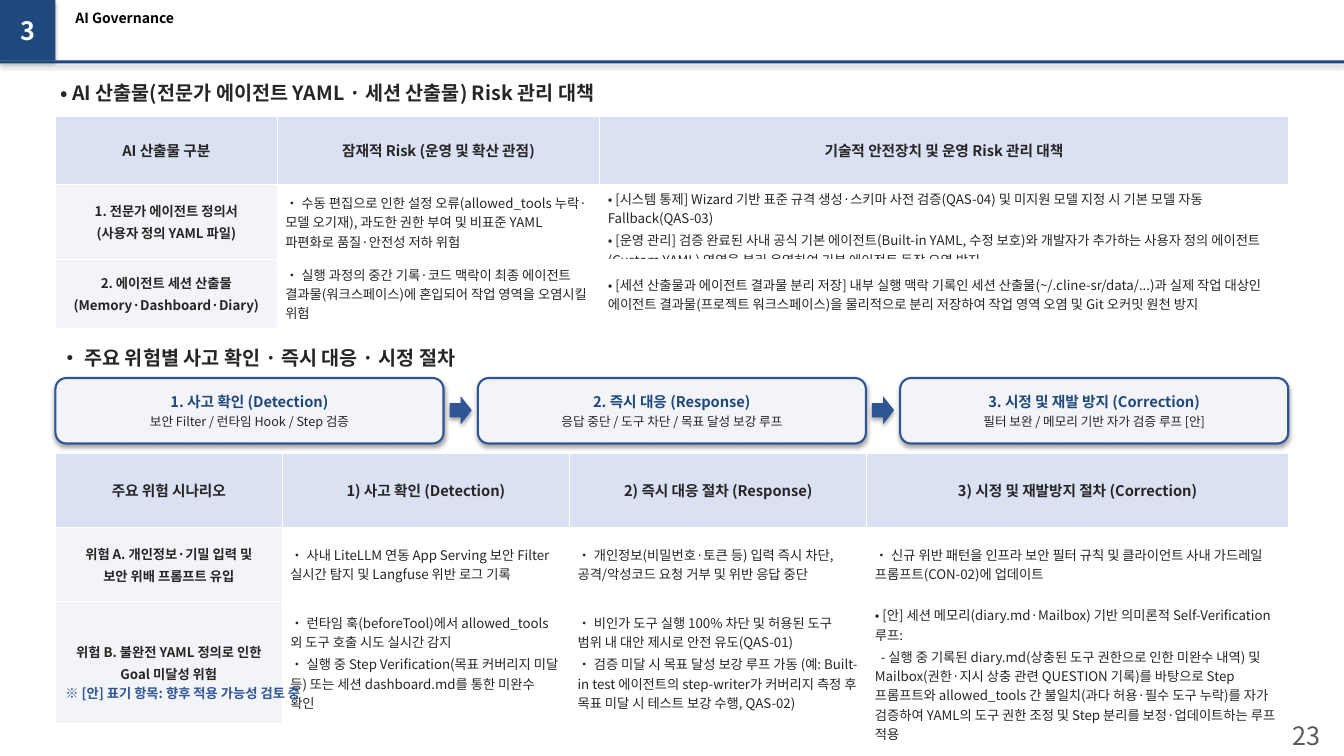
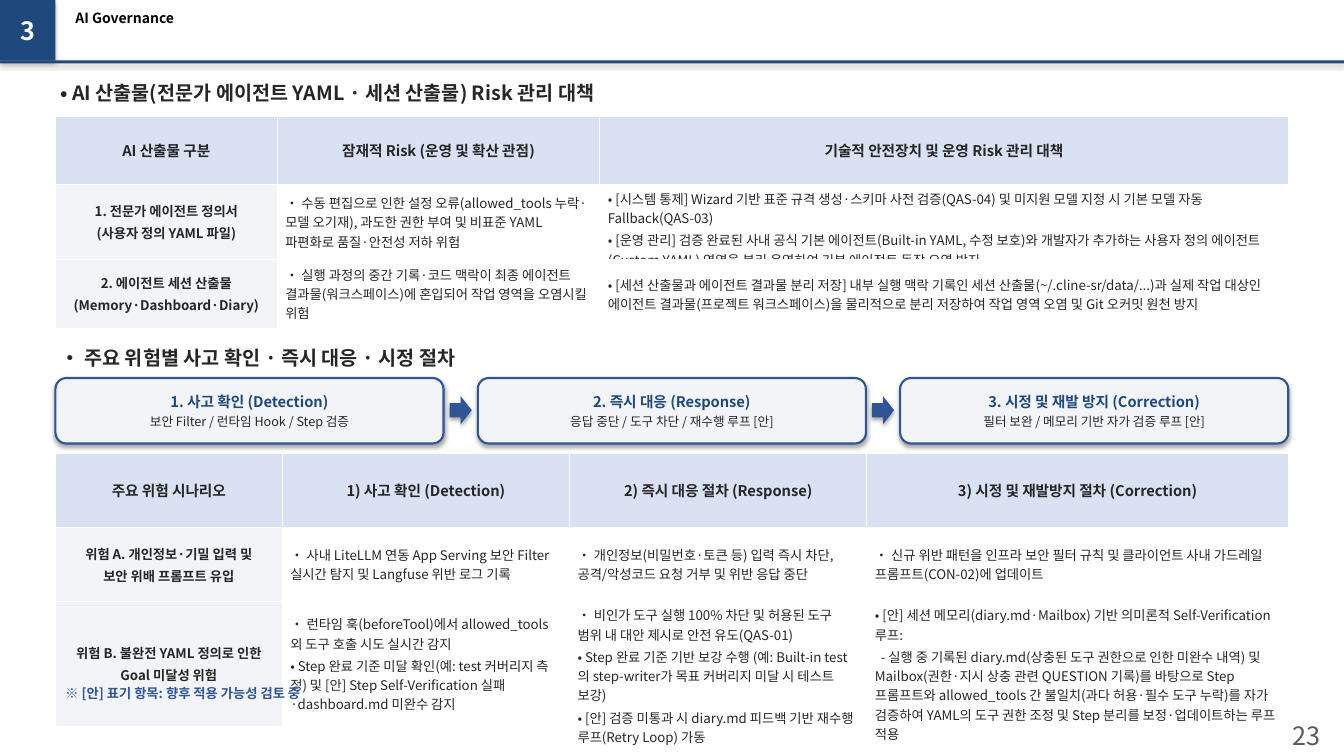
Before and after one commit to misjin05/playground, a slide deck: slide 2 of AIS/Reports/Slide22_23_Update.pptx. Drawn at 1344x756 pixels with LibreOffice and Linux fonts; fonts in the diff are those of the drawing. Boxes give left, top, right and bottom in pixels: in the first picture for what was removed or moved away, otherwise in the second. Text is boxed around its words. In the diff, an @@ line names an element or a change of style, - is before the commit and + after.

Commit message:
Keep [안] in Risk B Detection and Response alongside built-in test step-writer example

```diff
--- a/AIS/Reports/Slide22_23_Update.pptx
+++ b/AIS/Reports/Slide22_23_Update.pptx
@@ text in rounded rectangle at (570,415,773,428): text changed @@
-응답 중단 / 도구 차단 / 목표 달성 보강 루프
+응답 중단 / 도구 차단 / 재수행 루프 [안]
@@ table at (55,454,1289,749) @@
-row 3, column 2: • 런타임 훅(beforeTool)에서 allowed_tools 외 도구 호출 시도 실시간 감지 / • 실행 중 Step Verification(목표 커버리지 미달 등) 또는 세션 dashboard.md를 통한 미완수 확인
+row 3, column 2: • 런타임 훅(beforeTool)에서 allowed_tools 외 도구 호출 시도 실시간 감지 / • Step 완료 기준 미달 확인(예: test 커버리지 측정) 및 [안] Step Self-Verification 실패·dashboard.md 미완수 감지
-row 3, column 3: • 비인가 도구 실행 100% 차단 및 허용된 도구 범위 내 대안 제시로 안전 유도(QAS-01) / • 검증 미달 시 목표 달성 보강 루프 가동 (예: Built-in test 에이전트의 step-writer가 커버리지 측정 후 목표 미달 시 테스트 보강 수행, QAS-02)
+row 3, column 3: • 비인가 도구 실행 100% 차단 및 허용된 도구 범위 내 대안 제시로 안전 유도(QAS-01) / • Step 완료 기준 기반 보강 수행 (예: Built-in test의 step-writer가 목표 커버리지 미달 시 테스트 보강) / • [안] 검증 미통과 시 diary.md 피드백 기반 재수행 루프(Retry Loop) 가동
```
Also in this commit, not shown: 1 other file.
